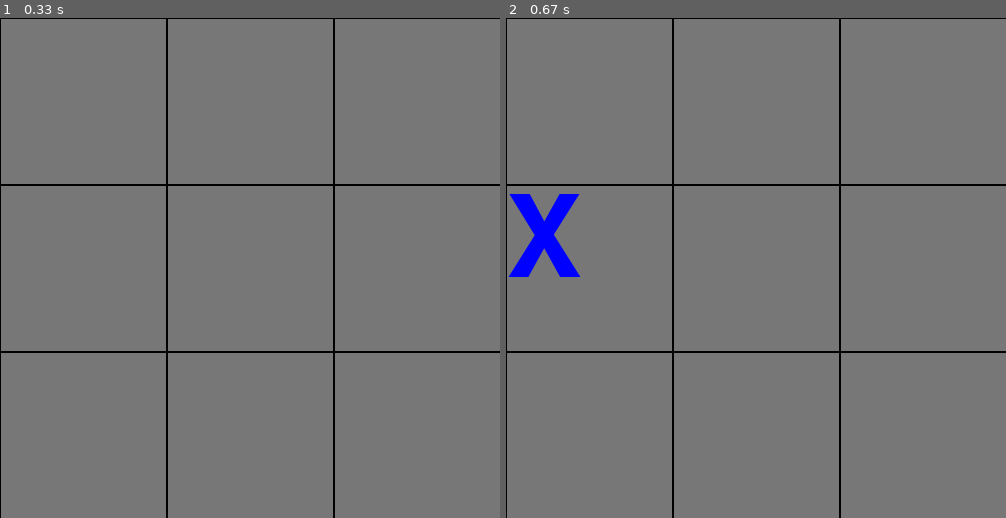
Above: before the commit, frames 1-2 (left to right).
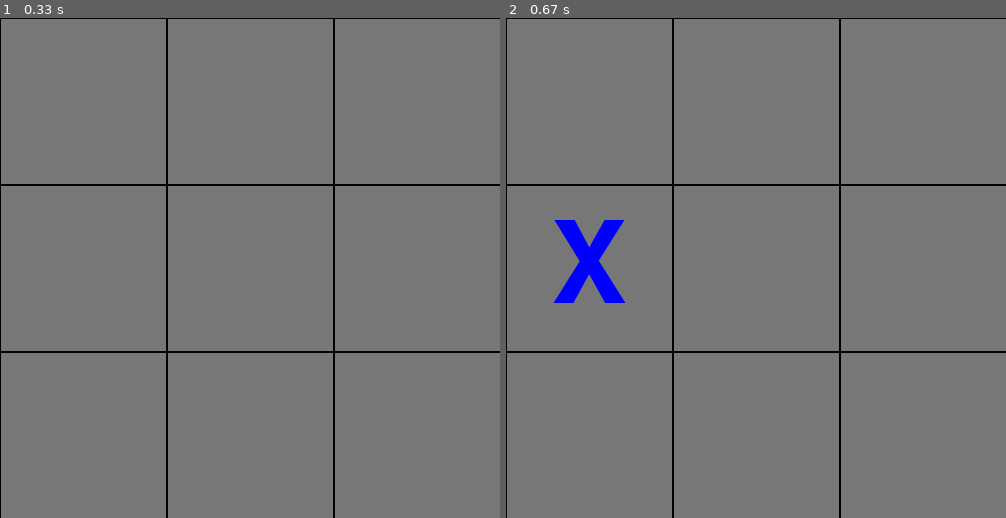
Above: after the commit, the same moments.

Repository: nafiz1001/tic-tac-toe-pygame
Game: pygame game, started from main.py
The game is run twice, just before and just after one commit, with the same random seed, the same clock (stepped at 60 frames per second) and the same inputs.
Inputs (mouse positions are in pixels of both pictures, inside the frame that each line leads up to):
- Up to frame 1 (0.33 s): no input
- Up to frame 2 (0.67 s): press the mouse at (756, 303) at 0.37 s; move the mouse to (696, 288) at 0.47 s; release the mouse at (636, 273) at 0.6 s

Frame 1 is identical in both runs. In frame 2, 2.3% of the frame differs, in the area x 0-24%, y 35-57%.

Commit message:
reformat main.py

Diff:
--- a/main.py
+++ b/main.py
@@ -7,15 +7,31 @@
 
 size = width, height = 500, 500
 cellsize = cellwidth, cellheight = width / 3, height / 3
+cellmin = min(cellwidth, cellheight)
 
 screen = pygame.display.set_mode(size)
 pygame.display.set_caption("Tic-Tac-Toe")
 
-font = pygame.font.Font(None, int(min(cellwidth, cellheight)))
+font = pygame.font.Font(None, int(cellmin))
 SYMBOLS = {
     tictactoe.X: font.render("X", True, (0, 0, 0xFF)),
     tictactoe.O: font.render("O", True, (0xFF, 0, 0)),
 }
+
+
+def pos_to_cell(x: int, y: int):
+    return x // cellwidth, y // cellheight
+
+
+def cell_to_pos(x: int, y: int):
+    (x * cellwidth, y * cellheight)
+
+
+def draw_symbol(x: int, y: int, symbol: str):
+    textpos = SYMBOLS[symbol].get_rect(
+        centerx=cellwidth * (x + 0.5), centery=cellheight * (y + 0.5)
+    )
+    screen.blit(SYMBOLS[symbol], textpos)
 
 
 def draw_grid(surface):
@@ -37,14 +53,10 @@
         if event.type == pygame.QUIT:
             sys.exit()
         if event.type == pygame.MOUSEBUTTONUP:
-            pos = pygame.mouse.get_pos()
-            pos = (pos[0] // cellwidth, pos[1] // cellheight)
-            curr_player = ttt.curr_player()
-            if ttt.play(*pos):
-                textpos = SYMBOLS[curr_player].get_rect(
-                    x=pos[0] * cellwidth, y=pos[1] * cellheight
-                )
-                screen.blit(SYMBOLS[curr_player], textpos)
+            cellpos = pos_to_cell(*pygame.mouse.get_pos())
+            symbol = ttt.curr_player()
+            if ttt.play(*cellpos):
+                draw_symbol(*cellpos, symbol)
         if event.type == pygame.KEYDOWN and event.key == pygame.K_r:
             ttt.reset()
             draw_grid(screen)
